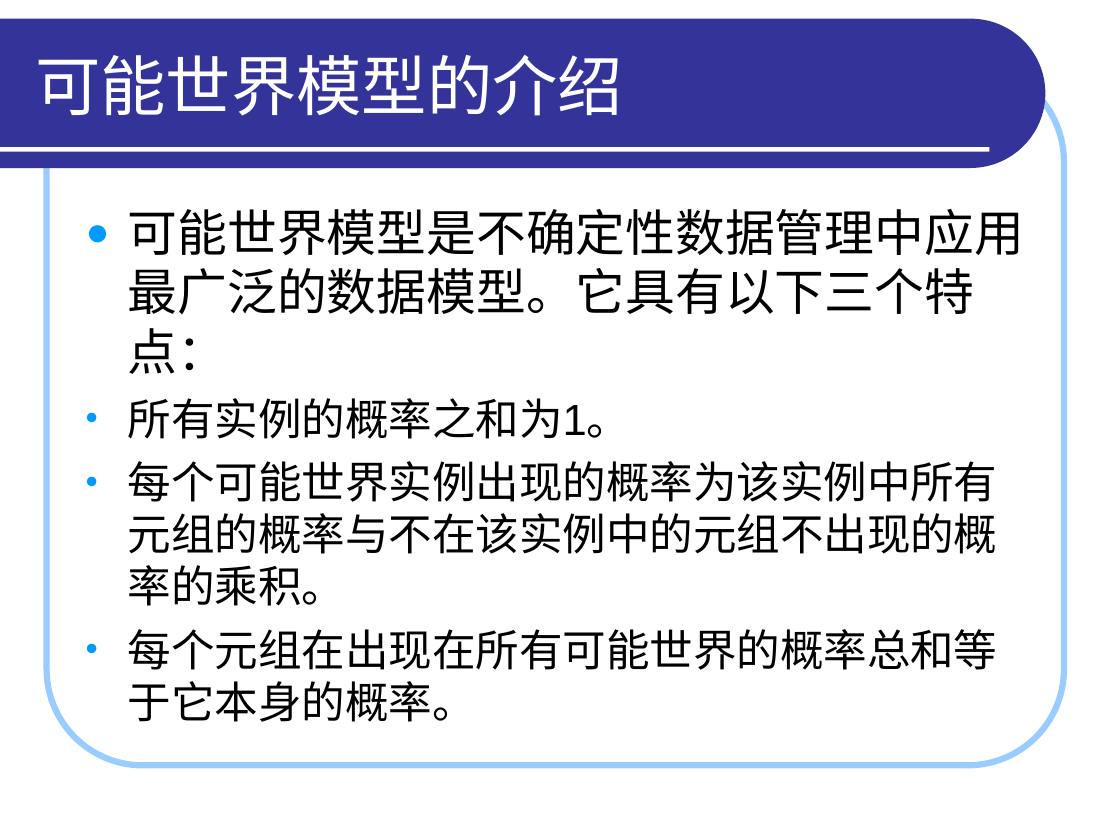
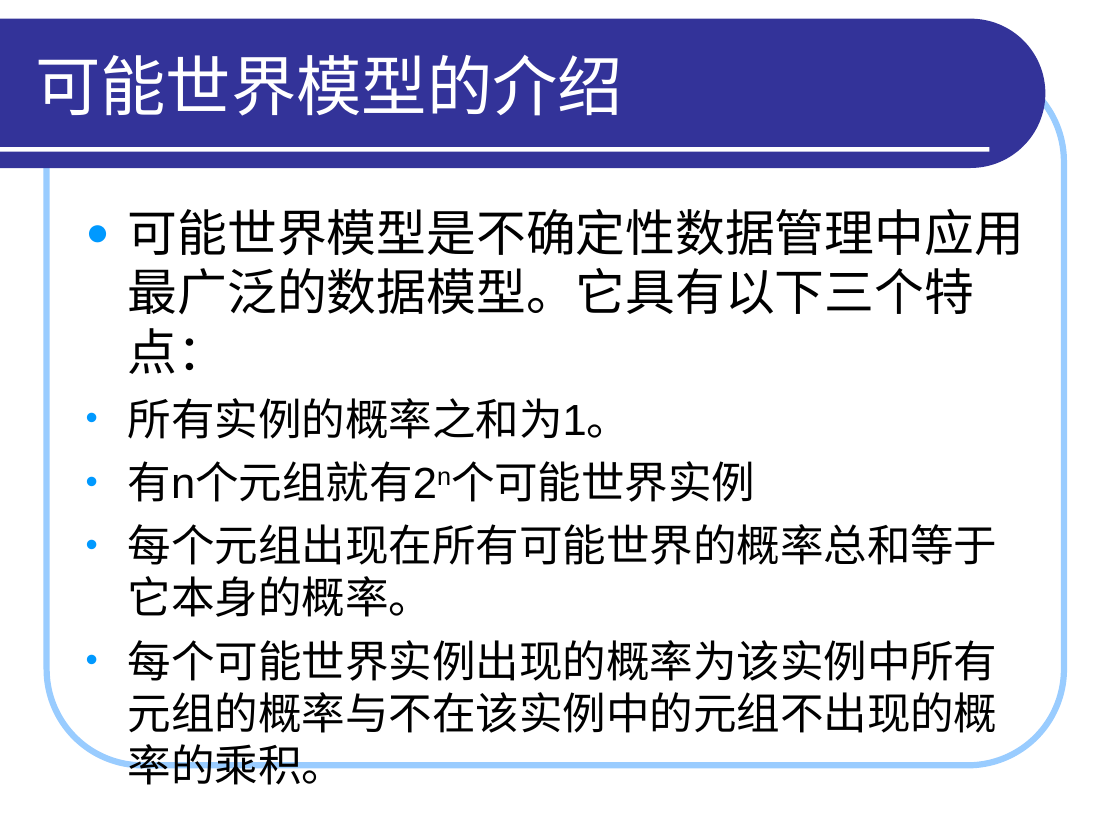
Before and after one commit to HiltonWei/wpstest, a slide deck: slide 10 of branches/区钺坚/读书报告/答辩演示_区钺坚.ppt (slide 6 before the commit). Drawn at 1120x840 pixels with LibreOffice and Linux fonts; fonts in the diff are those of the drawing. Boxes give left, top, right and bottom in pixels: in the first picture for what was removed or moved away, otherwise in the second. Text is boxed around its words. In the diff, an @@ line names an element or a change of style, - is before the commit and + after.

```diff
--- a/branches/区钺坚/读书报告/答辩演示_区钺坚.ppt
+++ b/branches/区钺坚/读书报告/答辩演示_区钺坚.ppt
@@ text at box(128, 461, 998, 617): paragraphs added @@
+• 有n个元组就有2n个可能世界实例
+• 每个元组出现在所有可能世界的概率总和等于它本身的概率。
@@ text at box(128, 629, 998, 722): paragraph removed @@
-• 每个元组在出现在所有可能世界的概率总和等于它本身的概率。
```
Also in this commit, not shown: 7 other slides changed, 5 slides added, 1 other file.
